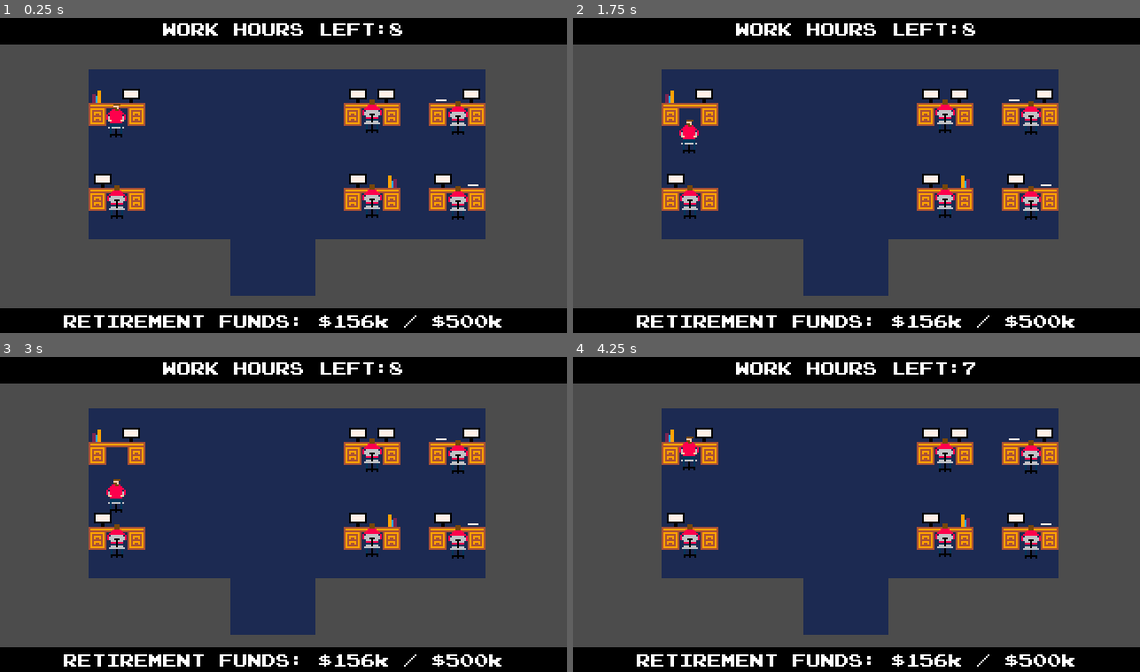
Above: before the commit, frames 1-4 (two rows, left to right).
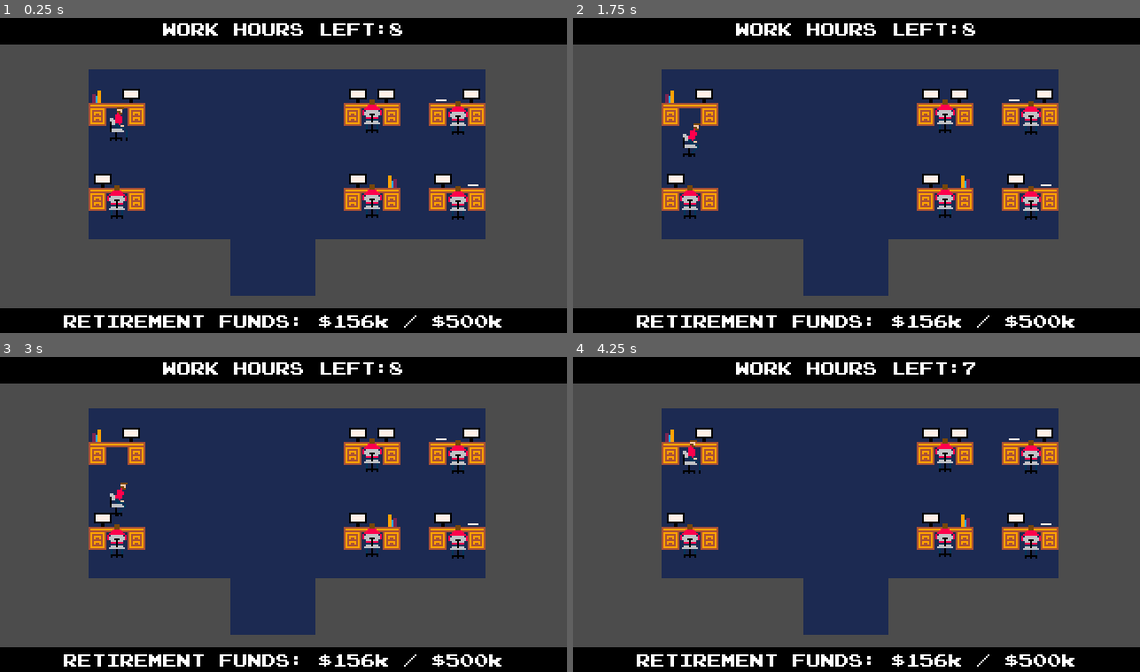
Above: after the commit, the same moments.

Repository: qhoang85/LD47
Game: Godot game, scene res://scenes/office.tscn
Two runs of this game, one before a commit and one after it. Both use one fixed random seed, a clock stepped at 60 frames per second and the inputs below. This scene is started directly instead of the project's main scene.
Inputs (mouse positions are in pixels of both pictures, inside the frame that each line leads up to):
- Up to frame 1 (0.25 s): no input
- Up to frame 2 (1.75 s): tap Enter at 0.5 s; move the mouse to (981, 159) at 0.52 s; hold D (player_right) 0.53-1.28 s; hold Space (player_use) 0.53-1.28 s; click (981, 159) at 0.67 s; move the mouse to (743, 191) at 1.27 s; hold S (player_down) from 1.28 s (still down); tap Space (player_use) at 1.35 s
- Up to frame 3 (3 s): move the mouse to (340, 445) at 2.02 s; release S (player_down) at 2.03 s; hold D (player_right) 2.03-2.78 s; hold Space (player_use) 2.03-2.78 s; move the mouse to (255, 577) at 2.77 s; hold W (player_up) from 2.78 s (still down); tap Space (player_use) at 2.85 s; click (255, 577) at 2.92 s
- Up to frame 4 (4.25 s): move the mouse to (1026, 561) at 3.52 s; release W (player_up) at 3.53 s; hold A (player_left) from 3.53 s (still down); hold Space (player_use) from 3.53 s (still down)

The runs differ from the first frame. In frame 1, 0.2% of the frame differs, in the area x 18-23%, y 27-40%; in frame 2, 0.2%, in the area x 18-23%, y 32-45%; in frame 3, 0.2%; in frame 4, 0.2%.

Commit message:
Updated player skating graphics.

Diff:
--- a/prefabs/player_skate.tscn
+++ b/prefabs/player_skate.tscn
@@ -18,11 +18,12 @@
 "times": PoolRealArray( 0 ),
 "transitions": PoolRealArray( 1 ),
 "update": 1,
-"values": [ 1 ]
+"values": [ 0 ]
 }
 
 [sub_resource type="Animation" id=3]
 resource_name = "walk"
+loop = true
 tracks/0/type = "value"
 tracks/0/path = NodePath("Sprite:frame")
 tracks/0/interp = 1
@@ -30,10 +31,10 @@
 tracks/0/imported = false
 tracks/0/enabled = true
 tracks/0/keys = {
-"times": PoolRealArray( 0 ),
-"transitions": PoolRealArray( 1 ),
+"times": PoolRealArray( 0, 0.1, 0.2, 0.9 ),
+"transitions": PoolRealArray( 1, 1, 1, 1 ),
 "update": 1,
-"values": [ 1 ]
+"values": [ 1, 0, 2, 0 ]
 }
 tracks/1/type = "method"
 tracks/1/path = NodePath(".")
@@ -42,7 +43,7 @@
 tracks/1/imported = false
 tracks/1/enabled = true
 tracks/1/keys = {
-"times": PoolRealArray( 0 ),
+"times": PoolRealArray( 0.2 ),
 "transitions": PoolRealArray( 1 ),
 "values": [ {
 "args": [  ],
@@ -60,9 +61,10 @@
 shape = SubResource( 1 )
 
 [node name="Sprite" type="Sprite" parent="."]
+scale = Vector2( -1, 1 )
 texture = ExtResource( 1 )
-hframes = 2
-frame = 1
+hframes = 3
+frame = 2
 
 [node name="AnimationPlayer" type="AnimationPlayer" parent="."]
 anims/idle = SubResource( 2 )
Binary file changed: graphics/player_skate.png
Not shown, changed: source/player_skate.xcf
